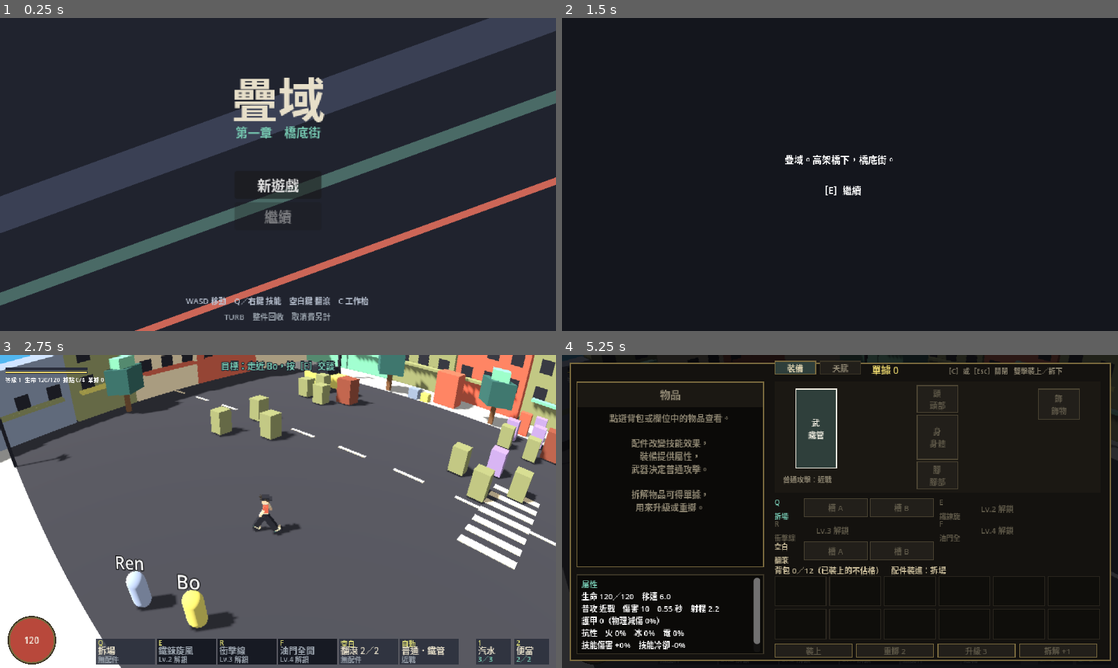
Above: before the commit, frames 1-4 (two rows, left to right).
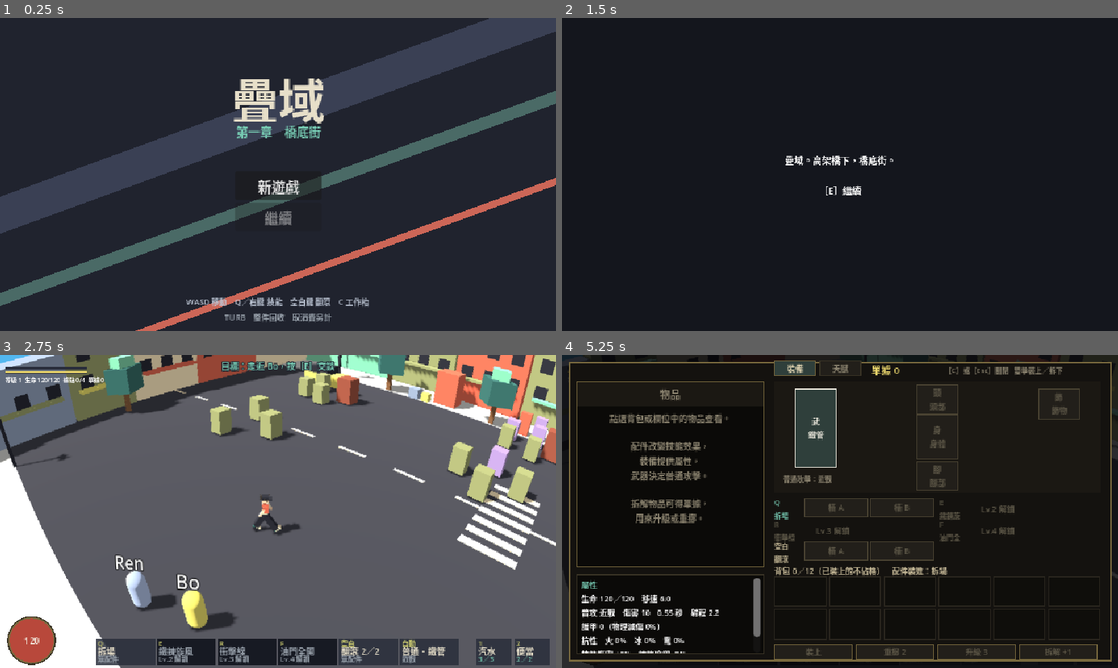
Above: after the commit, the same moments.

Repository: yauchai2/Game-Lab-2
Game: Godot game, scene res://game/title.tscn
The game is run twice, just before and just after one commit, with the same random seed, the same clock (stepped at 60 frames per second) and the same inputs.
Inputs (mouse positions are in pixels of both pictures, inside the frame that each line leads up to):
- Up to frame 1 (0.25 s): no input
- Up to frame 2 (1.5 s): click "新遊戲" at 0.5 s; click "選擇" at 1.25 s
- Up to frame 3 (2.75 s): tap Enter at 2 s; move the mouse to (400, 495) at 2.02 s; hold D from 2.03 s (still down); tap E at 2.1 s; click (400, 495) at 2.17 s; tap Space at 2.27 s
- Up to frame 4 (5.25 s): release D at 2.75 s; drag from (728, 527) to (812, 574) at 2.77 s; move the mouse to (895, 442) at 3.52 s; hold D 3.53-4.25 s; tap Keypad Enter at 3.6 s; drag from (812, 574) to (673, 464) at 4.27 s; move the mouse to (1006, 558) at 5.02 s; hold A from 5.03 s (still down); tap C at 5.1 s

The runs differ from the first frame. In frame 1, 3.1% of the frame differs, in the area x 0-100%, y 0-100%; in frame 2, 0.4%; in frame 3, 5.0%; in frame 4, 8.5%, in the area x 1-99%, y 0-100%.

Commit message:
介面改用原生解析度、3D 固定渲染約 1280 闊，令字清晰
Co-Authored-By: Claude Sonnet 5.5 <noreply@anthropic.com>
Claude-Session: https://claude.ai/code/session_018tqqU7rwEZ4u67toavQ9ri

Diff:
--- a/game/scripts/main.gd
+++ b/game/scripts/main.gd
@@ -51,7 +51,18 @@
 		add_child(body)
 		body.global_position = w[0]
 
+## 3D 畫面固定渲染成約 1280 闊（低解像度），介面則用視窗原生解像度畫，所以字永遠清晰。
+const RENDER_WIDTH := 1280.0
+
+func _fit_3d_resolution() -> void:
+	var root := get_tree().root
+	var window_w := float(root.get_window().size.x)
+	root.scaling_3d_mode = Viewport.SCALING_3D_MODE_BILINEAR
+	root.scaling_3d_scale = clampf(RENDER_WIDTH / maxf(window_w, 1.0), 0.25, 1.0)
+
 func _ready() -> void:
+	_fit_3d_resolution()
+	get_tree().root.size_changed.connect(_fit_3d_resolution)
 	_add_boundary()
 	jax.global_position = START_POS
 	for i in CAMPS.size():
--- a/project.godot
+++ b/project.godot
@@ -12,7 +12,7 @@
 window/size/viewport_height=540
 window/size/window_width_override=1920
 window/size/window_height_override=1080
-window/stretch/mode="viewport"
+window/stretch/mode="canvas_items"
 window/stretch/aspect="expand"
 
 [rendering]
Not shown, changed: docs/guides/godot-setup.md
